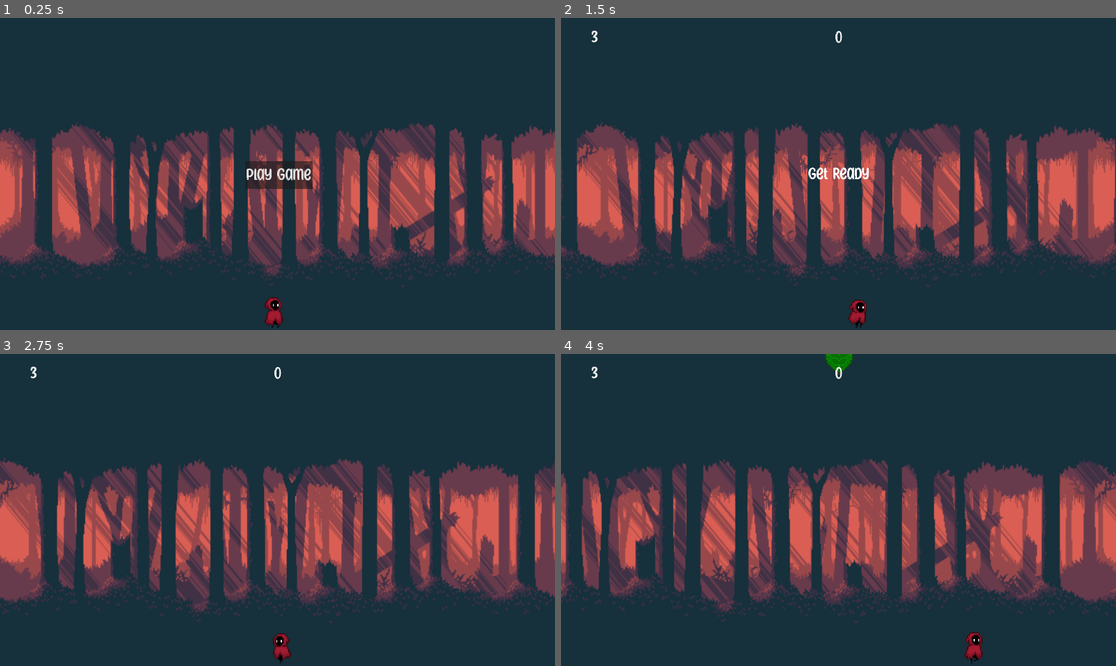
Above: before the commit, frames 1-4 (two rows, left to right).
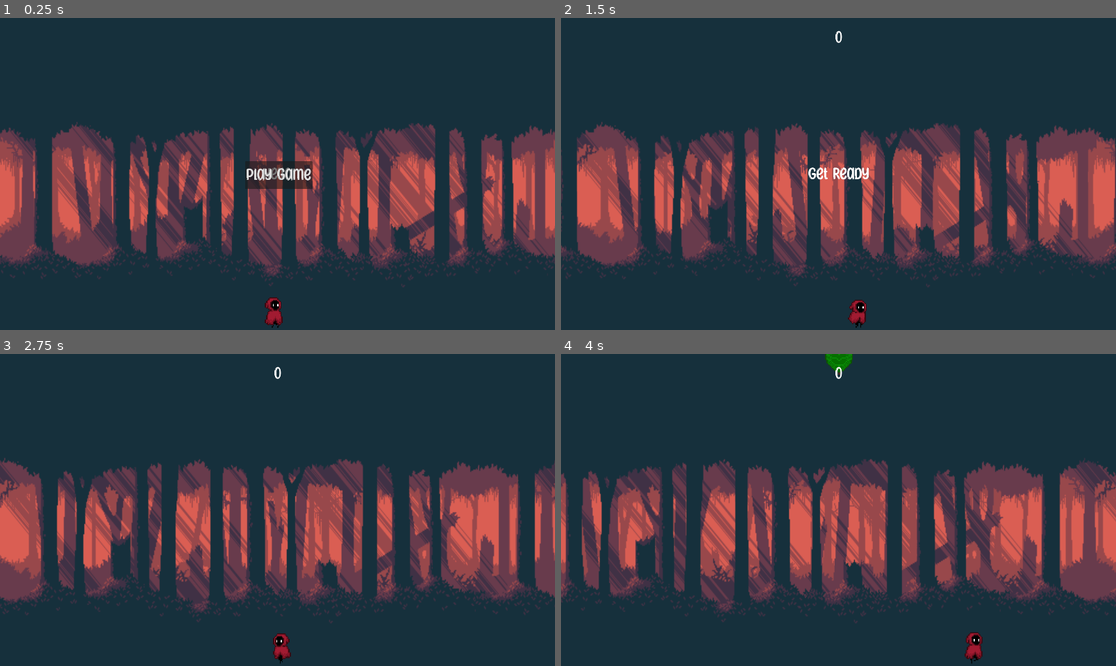
Above: after the commit, the same moments.

Repository: Christer-Bjoerk/Gathering_Leaves_GDScript
Game: Godot game, scene res://Scenes/main.tscn
Same seed, same stepped clock (60 frames per second), same inputs: the game is played once before the commit and once after it.
Inputs:
- Up to frame 1 (0.25 s): no input
- Up to frame 2 (1.5 s): click "Play Game" at 0.5 s; hold D (move_right) from 1.28 s (still down)
- Up to frame 3 (2.75 s): release D (move_right) at 2.03 s; hold A (move_left) from 2.03 s (still down)
- Up to frame 4 (4 s): release A (move_left) at 2.78 s; hold D (move_right) from 2.78 s (still down)

The runs differ from the first frame. In frame 1, less than 0.1% of the frame differs, in the area x 47-53%, y 47-52%; in frame 2, less than 0.1%; in frame 3, less than 0.1%; in frame 4, less than 0.1%.
Error after the commit: Attempt to call function 'hide' in base 'null instance' on a null instance. (res://Scripts/HUD.gd:33)

Commit message:
Removed player health UI
Instead the player's health is represented by the player's transparency

Diff:
--- a/Scenes/hud.tscn
+++ b/Scenes/hud.tscn
@@ -20,16 +20,6 @@
 text = "0"
 horizontal_alignment = 1
 vertical_alignment = 1
-
-[node name="PlayerHealthLabel" type="Label" parent="."]
-offset_left = 40.0
-offset_top = 40.0
-offset_right = 192.0
-offset_bottom = 95.0
-theme_override_fonts/font = ExtResource("2_ywmhv")
-theme_override_font_sizes/font_size = 64
-text = "3"
-horizontal_alignment = 1
 
 [node name="Message" type="Label" parent="."]
 anchors_preset = 8
--- a/Scenes/main.tscn
+++ b/Scenes/main.tscn
@@ -34,7 +34,7 @@
 [node name="ParallaxBackground" parent="." instance=ExtResource("5_yennm")]
 
 [connection signal="game_mode" from="PauseMenu" to="." method="_on_pause_menu_game_mode"]
+[connection signal="game_over" from="Player" to="." method="_on_player_game_over"]
 [connection signal="updateScore" from="Player" to="." method="_on_player_update_score"]
 [connection signal="timeout" from="ObstacleTimer" to="." method="_on_obstacle_timer_timeout"]
-[connection signal="game_over" from="HUD" to="." method="_on_hud_game_over"]
 [connection signal="start_game" from="HUD" to="." method="_on_hud_start_game"]
--- a/Scripts/HUD.gd
+++ b/Scripts/HUD.gd
@@ -3,7 +3,6 @@
 var playerHealth = 3
 
 signal start_game
-signal game_over
 signal update_player_sprite
 
 func _ready():
@@ -11,17 +10,6 @@
 
 func update_score(score):
 	$ScoreLabel.text = str(score)
-
-func update_player_health():
-	playerHealth -=1
-
-	update_player_sprite.emit()
-
-	if playerHealth <= 0:
-		playerHealth = 0
-		game_over.emit()
-
-	$PlayerHealthLabel.text = str(playerHealth)
 
 func _on_play_button_pressed():
 	$PlayButton.hide()
--- a/Scripts/main.gd
+++ b/Scripts/main.gd
@@ -24,7 +24,6 @@
 	# Spawn obstacles
 	add_child(obstacle)
 
-	obstacle.damage_player.connect($HUD.update_player_health.bind())
 	obstacle.damage_player.connect($Player.update_player_colour.bind())
 
 func _on_player_update_score():
@@ -32,7 +31,13 @@
 	score += 1
 	$HUD.update_score(score)
 
-func _on_hud_game_over():
+func _on_hud_start_game():
+	new_game()
+	$PauseMenu.can_pause_game = true
+	$Player.modulate.a8 = 255
+
+
+func _on_player_game_over():
 	# Stop the game
 	$ObstacleTimer.stop()
 	$HUD.show_game_over()
@@ -41,8 +46,3 @@
 	# Delete the remaining obstacles
 	# to prevent Game Over message from displaying more than once
 	get_tree().call_group("garbage", "queue_free")
-
-func _on_hud_start_game():
-	new_game()
-	$PauseMenu.can_pause_game = true
-	$Player.modulate.a8 = 255
--- a/Scripts/player.gd
+++ b/Scripts/player.gd
@@ -7,6 +7,7 @@
 var player_health = 3
 
 signal updateScore
+signal game_over
 
 func _ready():
 	screen_size = get_viewport_rect().size
@@ -53,3 +54,4 @@
 		modulate.a8 = 100
 	elif (player_health == 0):
 		modulate.a8 = 0
+		game_over.emit()
